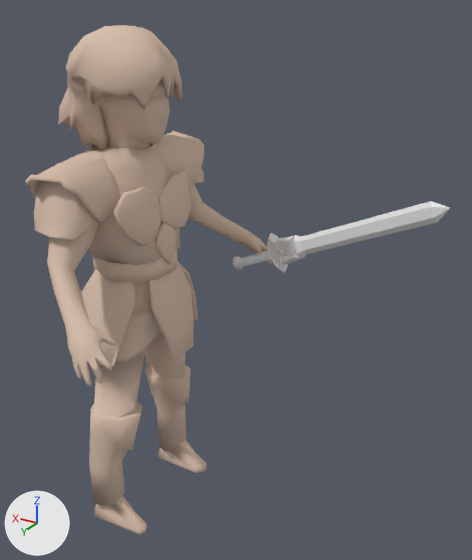
An edit to the FBX model Assets/MainChar3.fbx, drawn before and after from the same camera.
The view is the same before and after, from a 50 mm lens placed at (-0.667, 0.815, 0.665), pointed at (-0.158, -0.032, 0.241). Lighting does not change. The marker at lower left points along +X, +Y and +Z. Where no turn or scale is listed for an object, it has been applied to the vertices.

The first picture shows 'Cube.001', 'Cylinder.005', 'Plane.008', 'Plane.009', 'Plane.010', 'belt.004', 'body.007', 'breast_plate.006', 'hair.002', 'lower armor2.005', 'lower_armor.005'.
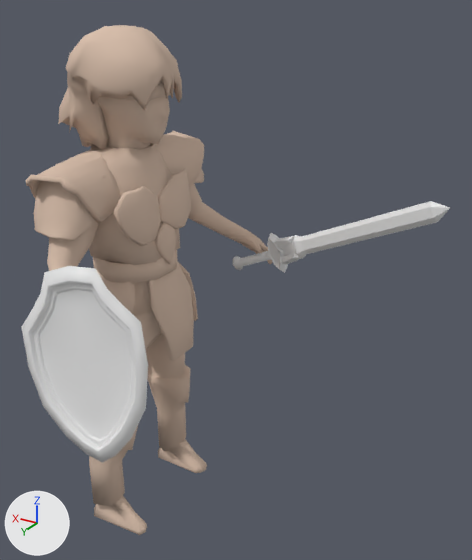
The newer file is also turned or shifted as a whole; pictures and numbers use the older file's frame.

Where the change shows, as pixel boxes [x1, y1, x2, y2] in the pictures (472 x 560 px):
'Cube', added: after [22, 266, 148, 463]
'lower armor2.005', unchanged, covered by the edit: before [82, 270, 135, 367]; after [97, 271, 135, 313]

What changed in the scene script:
```text
Add me_cube_002:
    me_cube_002.from_pydata(...)  # 842 vertices, 851 faces; spans x -0.094..0.104, y -0.038..0.026, z -0.136..0.138
Add ob_cube:
    ob_cube = bpy.data.objects.new('Cube', me_cube_002)
    ob_cube.location = (-0.089, 0.254, 0.201)
```
